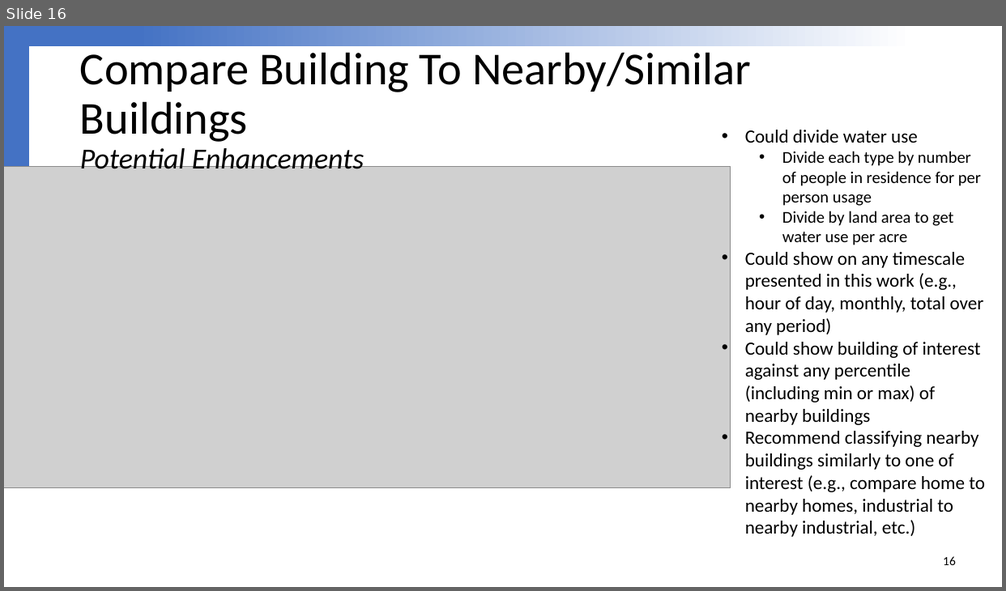
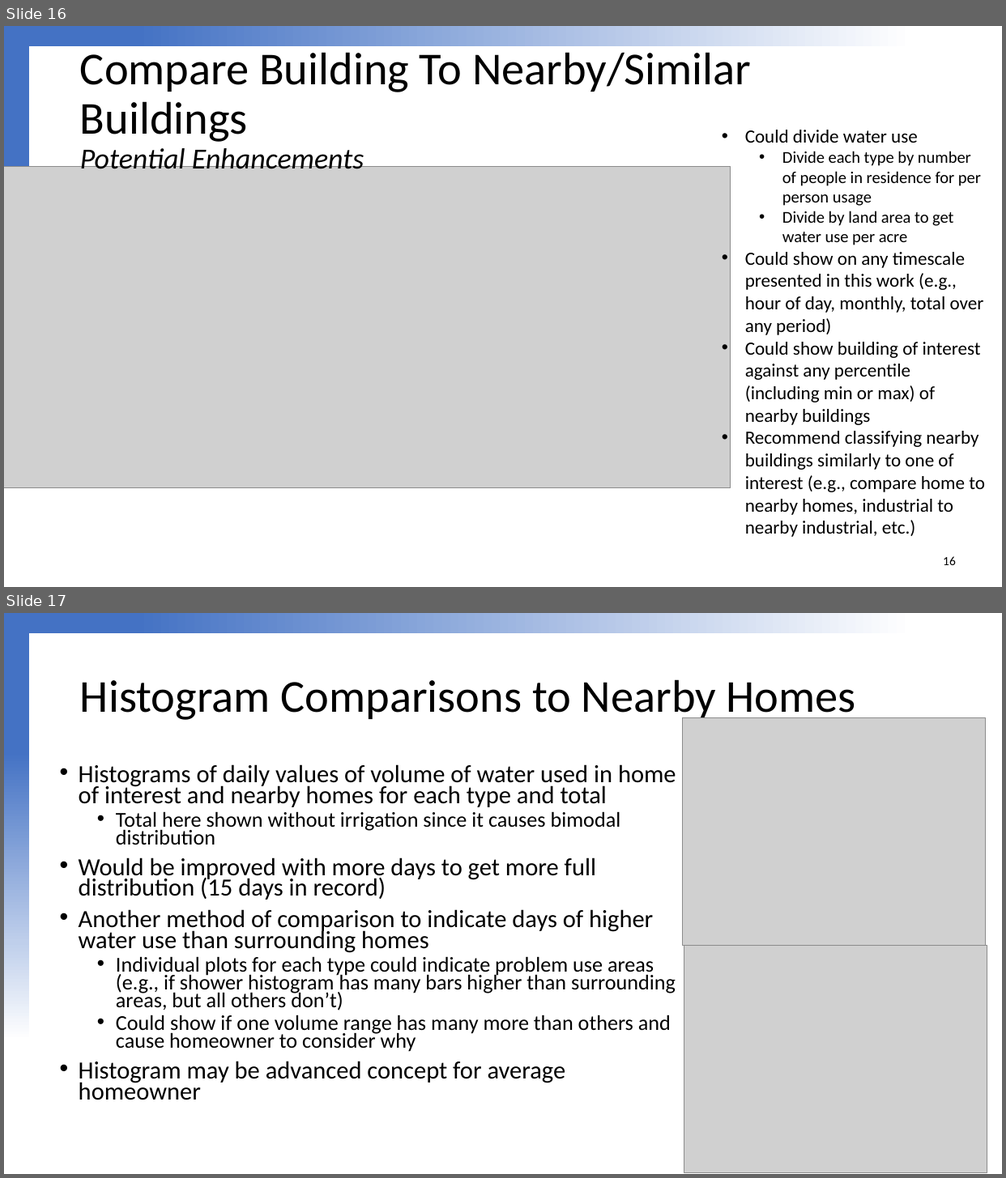
Before and after one commit to jesserowles/Data_Visualization_Challenge_2020, a slide deck: Data Visualization Challenge 2020 JLR.pptx. Shown one above the other, each under a label of ours: slide 16 before the commit, slides 16 and 17 after it. The pictures are 1006x591 and 1006x1178 pixels, drawn with LibreOffice and Linux fonts; fonts in the diff are those of the drawing; grey boxes stand for pictures; background and template pictures are left out. Boxes give left, top, right and bottom in pixels: in the first picture for what was removed or moved away, otherwise in the second. Text is boxed around its words. In the diff, an @@ line names an element or a change of style, - is before the commit and + after.

Commit message:
Added histogram scripts and plots, updated powerpoint to include them

```diff
--- a/Data Visualization Challenge 2020 JLR.pptx
+++ b/Data Visualization Challenge 2020 JLR.pptx
@@ slide 17 added at box(4, 613, 1002, 1174), background #FFFFFF; not listed: 2 template elements that a slide beside it also shows @@
@@ title added at box(80, 679, 856, 722), 44 pt, text #000000 @@
+Histogram Comparisons to Nearby Homes
@@ picture added at box(682, 717, 986, 945) @@
@@ text added at box(79, 764, 676, 1101), 23.8 pt, text #000000 @@
+• Histograms of daily values of volume of water used in home of interest and nearby homes for each type and total
+  • Total here shown without irrigation since it causes bimodal distribution
+• Would be improved with more days to get more full distribution (15 days in record)
+• Another method of comparison to indicate days of higher water use than surrounding homes
+  • Individual plots for each type could indicate problem use areas (e.g., if shower histogram has many bars higher than surrounding areas, but all others don’t)
+  • Could show if one volume range has many more than others and cause homeowner to consider why
+• Histogram may be advanced concept for average homeowner
@@ picture added at box(684, 945, 987, 1173) @@
```
Also in this commit, not shown: 7 other files.
